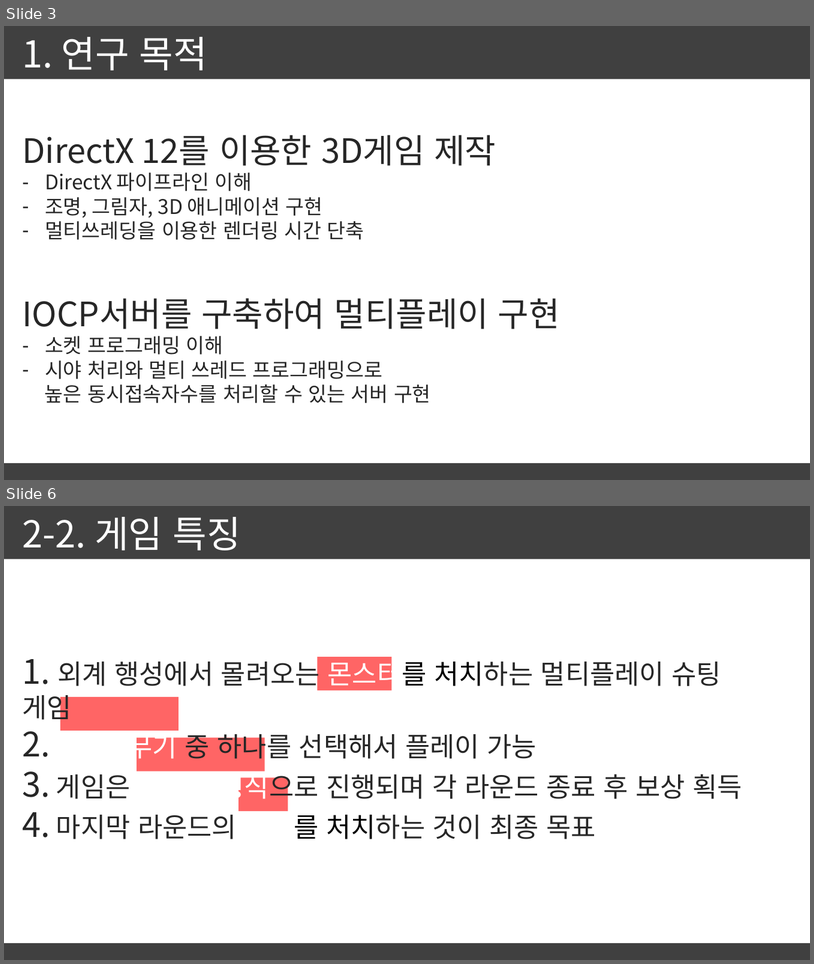
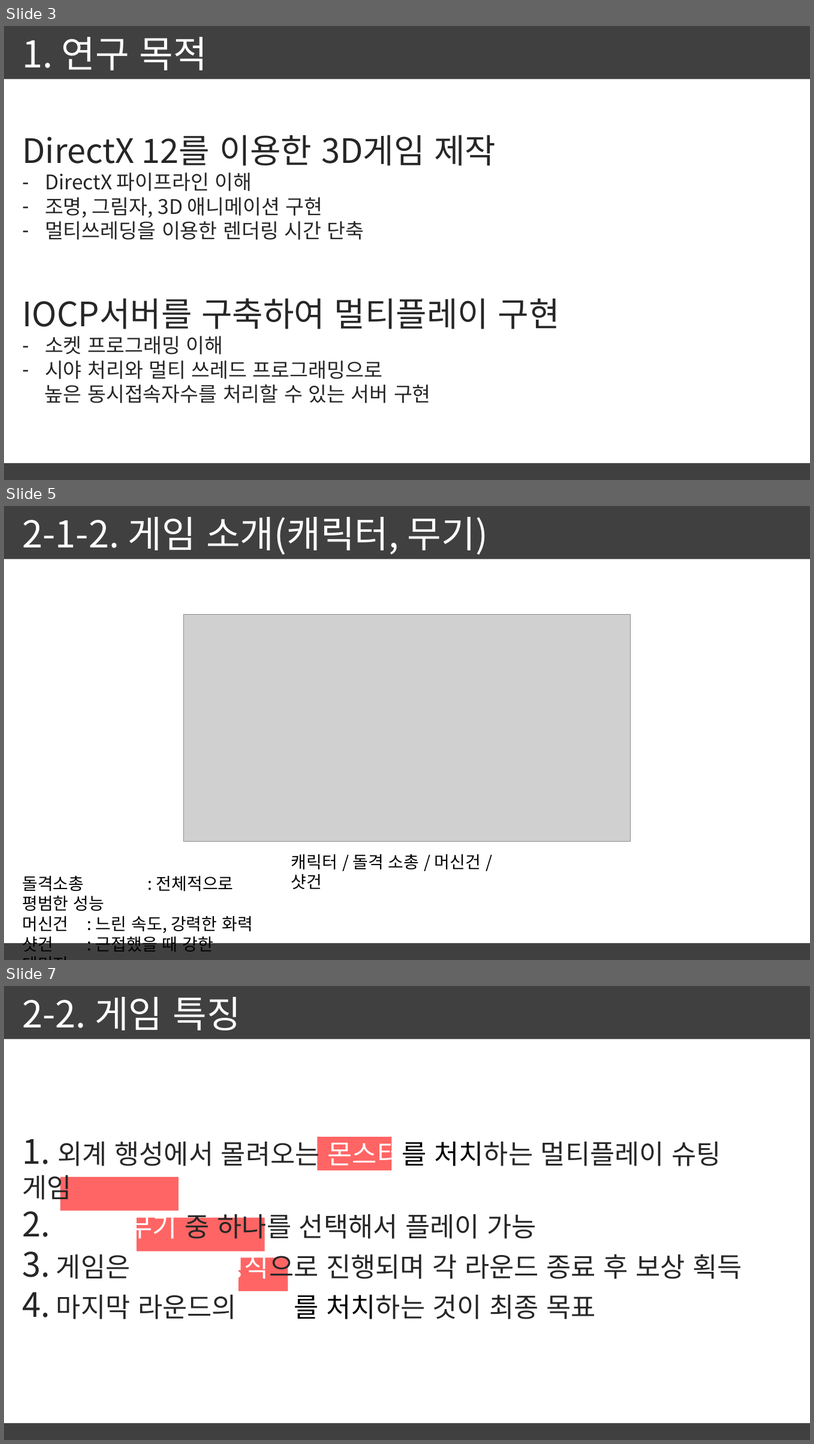
Before and after one commit to LaivY/HelloPlanet, a slide deck: 기획/제안서.pptx. Shown one above the other, each under a label of ours: slides 3 and 6 before the commit, slides 3, 5 and 7 after it; the slides between them are not shown. The pictures are 814x964 and 814x1444 pixels, drawn with LibreOffice and Linux fonts; fonts in the diff are those of the drawing; grey boxes stand for pictures. Boxes give left, top, right and bottom in pixels: in the first picture for what was removed or moved away, otherwise in the second. Text is boxed around its words. In the diff, an @@ line names an element or a change of style, - is before the commit and + after.

```diff
--- a/기획/제안서.pptx
+++ b/기획/제안서.pptx
@@ slide 5 added at [4, 506, 810, 960], background #FFFFFF @@
@@ rectangle added at [4, 506, 810, 559], fill #404040 @@
@@ text added at [22, 517, 488, 555], 44 pt, text #FFFFFF @@
+2-1-2. 게임 소개(캐릭터, 무기)
@@ picture added at [183, 614, 631, 841] @@
@@ text added at [291, 853, 481, 889], 20 pt, text #000000 @@
+캐릭터 / 돌격 소총 / 머신건 / 샷건
@@ text added at [22, 875, 253, 951], 20 pt, text #000000 @@
+돌격소총 : 전체적으로 평범한 성능
+머신건 : 느린 속도, 강력한 화력
+샷건 : 근접했을 때 강한 데미지
@@ rectangle added at [4, 943, 810, 960], fill #404040 @@
@@ what was slide 6 is now slide 7 @@
```
Also in this commit, not shown: 5 slides changed, 1 other file.
